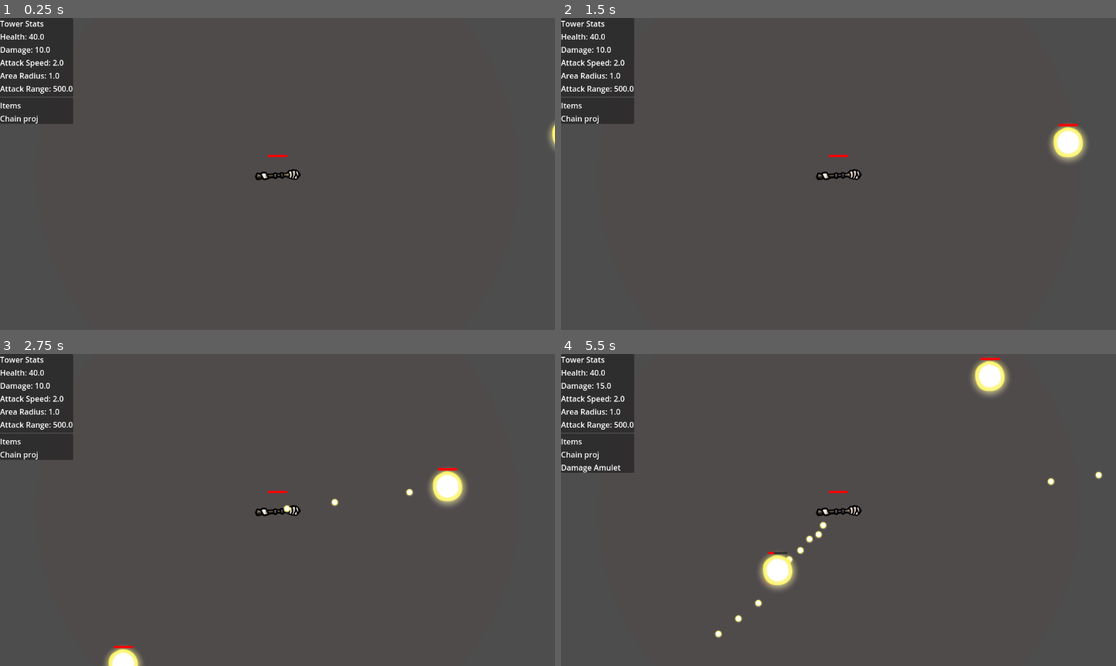
Above: before the commit, frames 1-4 (two rows, left to right).
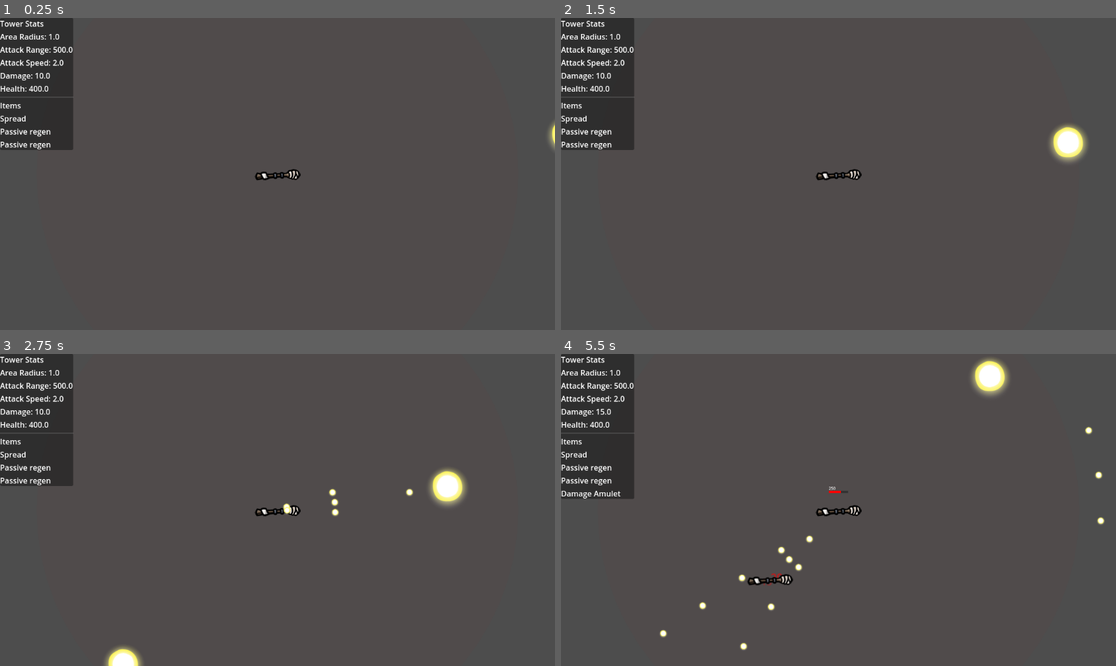
Above: after the commit, the same moments.

Repository: NathanAY/Broriskoftarainto
Game: Godot game, scene res://Scenes/Main.tscn
The game is run twice, just before and just after one commit, with the same random seed, the same clock (stepped at 60 frames per second) and the same inputs.
Inputs (mouse positions are in pixels of both pictures, inside the frame that each line leads up to):
- Up to frame 1 (0.25 s): no input
- Up to frame 2 (1.5 s): move the mouse to (960, 158) at 0.52 s; click (960, 158) at 0.67 s; move the mouse to (727, 189) at 1.27 s; click (727, 189) at 1.42 s
- Up to frame 3 (2.75 s): move the mouse to (333, 441) at 2.02 s; click (333, 441) at 2.17 s
- Up to frame 4 (5.5 s): move the mouse to (810, 572) at 2.77 s; click (810, 572) at 2.92 s; move the mouse to (1005, 556) at 3.52 s; click (1005, 556) at 3.67 s; move the mouse to (949, 494) at 4.27 s; click (949, 494) at 4.42 s; move the mouse to (866, 510) at 5.02 s; click (866, 510) at 5.17 s

The runs differ from the first frame. In frame 1, 1.7% of the frame differs, in the area x 0-52%, y 5-45%; in frame 2, 1.7%; in frame 3, 1.9%; in frame 4, 3.0%, in the area x 0-98%, y 1-95%.

Commit message:
Add heal regeneration

Diff:
--- a/Resources/items/ChainProjectile.tres
+++ b/Resources/items/ChainProjectile.tres
@@ -8,5 +8,5 @@
 name = "Chain proj"
 description = "Chain proj mod"
 modifiers = {}
-effect_scene = ExtResource("1_r50vm")
+effect_scene = Array[PackedScene]([ExtResource("1_r50vm")])
 metadata/_custom_type_script = "uid://bi8j7om4juysb"
--- a/Resources/items/ExplosiveShot.tres
+++ b/Resources/items/ExplosiveShot.tres
@@ -8,5 +8,5 @@
 name = "Explosive Shot"
 description = "Your attacks explode on hit"
 modifiers = {}
-effect_scene = ExtResource("1_0wg2o")
+effect_scene = Array[PackedScene]([ExtResource("1_0wg2o")])
 metadata/_custom_type_script = "uid://bi8j7om4juysb"
--- /dev/null
+++ b/Resources/items/RegenPassive.tres
@@ -0,0 +1,12 @@
+[gd_resource type="Resource" script_class="Item" load_steps=3 format=3 uid="uid://baxmpuw46mb6o"]
+
+[ext_resource type="PackedScene" uid="uid://brkvpen3aw41w" path="res://Systems/Items/Modifiers/RegenModifier.tscn" id="1_f78uu"]
+[ext_resource type="Script" uid="uid://bi8j7om4juysb" path="res://Systems/Items/Item.gd" id="1_gxi8h"]
+
+[resource]
+script = ExtResource("1_gxi8h")
+name = "Passive regen"
+description = "Passive regen"
+modifiers = {}
+effect_scene = Array[PackedScene]([ExtResource("1_f78uu")])
+metadata/_custom_type_script = "uid://bi8j7om4juysb"
--- a/Resources/items/SpreadShot.tres
+++ b/Resources/items/SpreadShot.tres
@@ -6,7 +6,7 @@
 [resource]
 script = ExtResource("2_nuk4p")
 name = "Spread"
-description = "Spread mod"
+description = "Spread shot"
 modifiers = {}
-effect_scene = ExtResource("1_a5gq2")
+effect_scene = Array[PackedScene]([ExtResource("1_a5gq2")])
 metadata/_custom_type_script = "uid://bi8j7om4juysb"
--- a/Scenes/Tower.tscn
+++ b/Scenes/Tower.tscn
@@ -9,6 +9,7 @@
 [ext_resource type="PackedScene" uid="uid://cskdgn6s7qlfo" path="res://Systems/weapon/WeaponHolder.tscn" id="7_wtx2b"]
 [ext_resource type="PackedScene" uid="uid://dst2hov333sk2" path="res://Systems/Stats.tscn" id="8_7ibl6"]
 [ext_resource type="PackedScene" uid="uid://dorbxm8iyx8ni" path="res://Systems/Health.tscn" id="8_kmdyl"]
+[ext_resource type="PackedScene" uid="uid://bfv23hn20a0ia" path="res://ui/HealNumberSpawner.tscn" id="9_sijes"]
 
 [sub_resource type="CircleShape2D" id="CircleShape2D_7ibl6"]
 
@@ -28,9 +29,15 @@
 
 [node name="Stats" parent="." node_paths=PackedStringArray("event_manager") instance=ExtResource("8_7ibl6")]
 event_manager = NodePath("../EventManager")
+stats = {
+"area_radius": 1.0,
+"attack_range": 500.0,
+"attack_speed": 2.0,
+"damage": 10.0,
+"health": 400.0
+}
 
 [node name="Health" parent="." node_paths=PackedStringArray("event_manager") instance=ExtResource("8_kmdyl")]
-max_health = 5000.0
 event_manager = NodePath("../EventManager")
 
 [node name="ItemHolder" parent="." instance=ExtResource("7_kmdyl")]
@@ -38,6 +45,9 @@
 [node name="WeaponHolder" parent="." instance=ExtResource("7_wtx2b")]
 
 [node name="DamageNumberSpawner" parent="." node_paths=PackedStringArray("event_manager") instance=ExtResource("6_k6scv")]
+event_manager = NodePath("../EventManager")
+
+[node name="HealNumberSpawner" parent="." node_paths=PackedStringArray("event_manager") instance=ExtResource("9_sijes")]
 event_manager = NodePath("../EventManager")
 
 [node name="HealthBar" parent="." node_paths=PackedStringArray("event_manager") instance=ExtResource("7_aqd11")]
--- a/Scripts/LocalEventManager.gd
+++ b/Scripts/LocalEventManager.gd
@@ -1,5 +1,6 @@
 #LocalEventManager.gd
 extends Node
+class_name EventManager
 
 var listeners: Dictionary = {}
 
@@ -21,9 +22,11 @@
 
 #on_stat_changes
 #on_item_added
+#on_item_removed
 
 #on_attack
 #projectile_hit
 
 #on_death
+#on_health_changed
 #on_take_damage
--- a/Scripts/projectile.gd
+++ b/Scripts/projectile.gd
@@ -1,7 +1,7 @@
 #projectile.gd
 extends Area2D
 
-var speed = 300
+var base_speed = 300
 var direction = Vector2.ZERO
 @export var damage: float = 0  # now set by the tower
 
@@ -26,7 +26,7 @@
 
 func _physics_process(delta):
     if direction != Vector2.ZERO:
-        global_position += direction * speed * delta
+        global_position += direction * base_speed * delta
 
 func set_direction(target_direction: Vector2):
     direction = target_direction.normalized()
--- a/Scripts/tower.gd
+++ b/Scripts/tower.gd
@@ -25,8 +25,12 @@
     print("Tower: found modifiers:", modifiers)
     $WeaponHolder.add_weapon(load("res://Resources/weapons/Pistol.tres"))
     #$ItemHolder.add_item(load("res://Resources/items/AttackSpeedItem.tres"))
-    #$ItemHolder.add_item(load("res://Resources/items/SpreadShot.tres"))
-    $ItemHolder.add_item(load("res://Resources/items/ChainProjectile.tres"))
+    #$ItemHolder.add_item(load("res://Resources/items/AttackSpeedItem.tres"))
+    #$ItemHolder.add_item(load("res://Resources/items/AttackSpeedItem.tres"))
+    $ItemHolder.add_item(load("res://Resources/items/SpreadShot.tres"))
+    #$ItemHolder.add_item(load("res://Resources/items/ChainProjectile.tres"))
+    $ItemHolder.add_item(load("res://Resources/items/RegenPassive.tres"))
+    $ItemHolder.add_item(load("res://Resources/items/RegenPassive.tres"))
     #$ItemHolder.add_item(load("res://Resources/items/PlusDamageItem.tres"))
     #$ItemHolder.add_item(load("res://Resources/items/AttackSpeedItem.tres"))
 
--- a/Systems/Items/Item.gd
+++ b/Systems/Items/Item.gd
@@ -4,7 +4,7 @@
 @export var name: String
 @export var description: String
 @export var modifiers: Dictionary = {} # ex: {"damage": {"flat": 5}}
-@export var effect_scene: PackedScene # optional, for special effects (explosions, burns)
+@export var effect_scene: Array [PackedScene] #optional, for special effects (explosions, burns)
 
 # Apply modifiers / effects to a holder (holder = Node that has "Stats" child)
 func apply_to(holder: Node) -> void:
--- a/Systems/Items/Modifiers/ChainModifier.gd
+++ b/Systems/Items/Modifiers/ChainModifier.gd
@@ -40,7 +40,7 @@
     #print("ChainModifier: _spawn_chain_projectile ")
     var new_projectile = projectile_scene.instantiate()
     new_projectile.damage = source.damage
-    new_projectile.speed = source.speed
+    new_projectile.base_speed = source.base_speed
     new_projectile.ignore_groups = source.ignore_groups.duplicate()
     new_projectile.attachEventManager(event_manager)
     new_projectile.global_position = source.global_position
--- /dev/null
+++ b/Systems/Items/Modifiers/RegenModifier.tscn
@@ -0,0 +1,6 @@
+[gd_scene load_steps=2 format=3 uid="uid://brkvpen3aw41w"]
+
+[ext_resource type="Script" uid="uid://1kjmgs2mst4a" path="res://Systems/Items/Modifiers/regen_modifier.gd" id="1_3bqev"]
+
+[node name="RegenModifier" type="Node"]
+script = ExtResource("1_3bqev")
--- a/Systems/Items/Modifiers/SpreadModifier.tscn
+++ b/Systems/Items/Modifiers/SpreadModifier.tscn
@@ -1,6 +1,6 @@
 [gd_scene load_steps=2 format=3 uid="uid://bwrwqelyrp4aa"]
 
-[ext_resource type="Script" uid="uid://cblhyf6t5c5x7" path="res://Systems/Items/Modifiers/SpreadModifier.gd" id="1_sprvk"]
+[ext_resource type="Script" uid="uid://cblhyf6t5c5x7" path="res://Systems/Items/Modifiers/spread_modifier.gd" id="1_sprvk"]
 
 [node name="SpreadModifier" type="Node"]
 script = ExtResource("1_sprvk")
--- /dev/null
+++ b/Systems/Items/Modifiers/regen_modifier.gd
@@ -0,0 +1,40 @@
+# RegenModifier.gd
+extends Node
+
+@export var heal_amount: float = 4.0   # heal per tick
+@export var heal_amount_percent: float = 0.01   # heal% of max life per tick
+@export var interval: float = 3.0      # seconds
+var event_manager: EventManager
+var stacks: int = 0
+var holder: Node = null
+
+var _regen_timer: Timer
+
+func attachEventManager(em: EventManager):
+    event_manager = em
+    holder = em.get_parent()
+    em.subscribe("on_item_added", Callable(self, "_on_item_added"))
+    em.subscribe("on_item_removed", Callable(self, "_on_item_removed"))
+
+    # setup regen timer
+    _regen_timer = Timer.new()
+    _regen_timer.wait_time = interval
+    _regen_timer.autostart = true
+    _regen_timer.one_shot = false
+    _regen_timer.timeout.connect(_on_regen_tick)
+    add_child(_regen_timer)
+
+func _on_item_added(event):
+    if event.get("item").resource_path.ends_with("RegenPassive.tres"):
+        stacks += 1
+
+func _on_item_removed(event):
+    if event.get("item").resource_path.ends_with("RegenPassive.tres"):
+        stacks = max(0, stacks - 1)
+
+func _on_regen_tick():
+    if stacks <= 0:
+        return
+    if holder and holder.has_node("Health"):
+        var h: Health = holder.get_node("Health")
+        h.heal((heal_amount + (h.max_health * heal_amount_percent)) * stacks)
--- a/Systems/Items/Modifiers/SpreadModifier.gd
+++ b/Systems/Items/Modifiers/spread_modifier.gd
@@ -3,10 +3,10 @@
 
 #@export var projectile_scene: PackedScene
 @export var projectile_scene = preload("res://Scenes/Projectile.tscn")
-var event_manager
+var event_manager: EventManager
 var stacks: int = 0  # number of items picked up
 
-func attachEventManager(em: Node):
+func attachEventManager(em: EventManager):
     event_manager = em
     em.subscribe("on_attack", Callable(self, "_on_attack"))
     em.subscribe("on_stat_changes", Callable(self, "_on_stat_changes"))
@@ -22,8 +22,8 @@
     pass
 
 func _on_item_removed(event):
-    #if event.get("item").resource_path.ends_with("SpreadShot.tres"):
-        #stacks = max(0, stacks - 1)
+    if event.get("item").resource_path.ends_with("SpreadShot.tres"):
+        stacks = max(0, stacks - 1)
     pass
 
 func _on_stat_changes(data):
@@ -55,7 +55,7 @@
 
     # Copy key values
     p.damage = damage
-    p.speed = source.speed
+    p.base_speed = source.base_speed
     p.ignore_groups = source.ignore_groups.duplicate()
     p.attachEventManager(event_manager)
     p.global_position = source.global_position
--- a/Systems/Items/item_holder.gd
+++ b/Systems/Items/item_holder.gd
@@ -11,28 +11,10 @@
 func add_item(item: Resource) -> void:
     if item == null:
         return
-    #if item in items:
-        #return
     items.append(item)
 
-    # Preferred: if item is our Item resource (class_name Item), call its helper
-    #if item is Item:
-        #item.apply_to(hold_owner)
-    # Fallback: if resource defines an apply_to method, call it anyway
-    #elif item.has_method("apply_to"):
-        #item.apply_to(hold_owner)
-    # (If neither applies, nothing to do for stats)
-
-    # If resource has effect_scene (Item.effect_scene) and it's a proper Item, spawn effect and attach event manager
-    #if item is Item and item.effect_scene:
-        #var effect = item.effect_scene.instantiate()
-        #add_child(effect)  # attach the effect node to holder so it lives with the entity
-        ## If the effect expects an EventManager, attach it
-        #if effect.has_method("attachEventManager") and event_manager:
-            #effect.attachEventManager(event_manager)
-            # 🔹 Look if we already have an effect of this type
     if item is Item and item.effect_scene:
-        var effect_scene = item.effect_scene
+        var effect_scene = item.effect_scene[0]
         var effect: Node = null
         # 🔹 Look if we already have an effect of this type
         for child in get_children():
@@ -61,16 +43,13 @@
         return
     if not (item in items):
         return
-
     # Remove stat modifiers
     if item is Item:
         item.remove_from(hold_owner)
     elif item.has_method("remove_from"):
         item.remove_from(hold_owner)
-
     # Remove from list
     items.erase(item)
-
     # Notify others
     if event_manager:
         event_manager.emit_event("on_item_removed", [hold_owner, item])
--- a/Systems/health.gd
+++ b/Systems/health.gd
@@ -1,27 +1,42 @@
 # Health.gd
 extends Node
+class_name Health
 
-@export var max_health: float = 50
+var max_health: float = 50
 var current_health: float
 
-@export var event_manager: Node = null  # assign LocalEventManager if needed
+@onready var stats: Stats = get_parent().get_node_or_null("Stats")
+@export var event_manager: EventManager = null  # assign LocalEventManager if needed
 
 func _ready():
+    event_manager.subscribe("on_stat_changes", Callable(self, "_update_max_health"))
+    max_health = stats.get_stat("health")
     current_health = max_health
 
 func take_damage(amount: float) -> void:
     current_health -= amount
-    if event_manager:
-        event_manager.emit_event("on_take_damage", [{"self":self.get_parent(),
-        "amount":amount, "current_health": current_health, "max_health": max_health}])
+    _emit_on_health_changed_event(-amount)
     if current_health <= 0:
         die()
 
 func heal(amount: float) -> void:
     current_health = min(current_health + amount, max_health)
+    _emit_on_health_changed_event(amount)
+    if event_manager:
+        event_manager.emit_event("on_heal", [{"self":get_parent(),
+        "amount":amount, "current_health": current_health, "max_health": max_health}])
 
 func die() -> void:
     if event_manager:
         event_manager.emit_event("on_death", [self.get_parent()])
     # Optionally remove owner node
-    self.get_parent().queue_free()
+    get_parent().queue_free()
+
+func _update_max_health():
+    max_health = stats.get_stat("health")
+    _emit_on_health_changed_event(0)
+
+func _emit_on_health_changed_event(amount: float):
+    if event_manager:
+        event_manager.emit_event("on_health_changed", [{"self":self.get_parent(),
+        "amount":amount, "current_health": current_health, "max_health": max_health}])
--- a/Systems/stats.gd
+++ b/Systems/stats.gd
@@ -1,5 +1,6 @@
 #stats.gd
 extends Node
+class_name Stats
 
 @export var event_manager: Node  # assign LocalEventManager in editor or via code
 
--- a/ui/DamageNumberSpawner.tscn
+++ b/ui/DamageNumberSpawner.tscn
@@ -1,7 +1,7 @@
 [gd_scene load_steps=3 format=3 uid="uid://by0slo3uv1f0e"]
 
 [ext_resource type="Script" uid="uid://d137fkn3alac8" path="res://ui/DamageNumberSpawner.gd" id="1_p64xj"]
-[ext_resource type="PackedScene" uid="uid://bynru56pu7iam" path="res://ui/DamageNumber.tscn" id="2_43r8r"]
+[ext_resource type="PackedScene" uid="uid://bynru56pu7iam" path="res://ui/FloatingNumber.tscn" id="2_43r8r"]
 
 [node name="DamageNumberSpawner" type="Node2D"]
 script = ExtResource("1_p64xj")
--- a/ui/DamageNumber.tscn
+++ b/ui/FloatingNumber.tscn
@@ -1,9 +1,9 @@
 [gd_scene load_steps=2 format=3 uid="uid://bynru56pu7iam"]
 
-[ext_resource type="Script" uid="uid://dy7r2pdi4p6n2" path="res://ui/DamageNumber.gd" id="1_5a0e4"]
+[ext_resource type="Script" uid="uid://dy7r2pdi4p6n2" path="res://ui/floatin_number.gd" id="1_8yysl"]
 
 [node name="DamageNumber" type="Node2D"]
-script = ExtResource("1_5a0e4")
+script = ExtResource("1_8yysl")
 
 [node name="Label" type="Label" parent="."]
 offset_right = 40.0
--- /dev/null
+++ b/ui/HealNumberSpawner.tscn
@@ -0,0 +1,8 @@
+[gd_scene load_steps=3 format=3 uid="uid://bfv23hn20a0ia"]
+
+[ext_resource type="Script" uid="uid://h4xocng4ljvo" path="res://ui/heal_number_spawner.gd" id="1_0gsms"]
+[ext_resource type="PackedScene" uid="uid://bynru56pu7iam" path="res://ui/FloatingNumber.tscn" id="2_388iv"]
+
+[node name="HealNumberSpawner" type="Node"]
+script = ExtResource("1_0gsms")
+damage_number_scene = ExtResource("2_388iv")
--- a/ui/HealthBar.gd
+++ b/ui/HealthBar.gd
@@ -1,15 +1,16 @@
 extends Control
 
-@export var event_manager: Node
+@export var event_manager: EventManager
 @onready var background: ColorRect = $Background
 @onready var fill: ColorRect = $Fill
+@onready var label: Label = $Label
 
 
 func _ready() -> void:
-    event_manager.subscribe("on_take_damage", Callable(self, "update_health"))
+    event_manager.subscribe("on_health_changed", Callable(self, "update_health"))
     background.color = Color(0.2, 0.2, 0.2)  # dark gray
     fill.color = Color(1, 0, 0)  # red
-    visible = true  # hidden by default
+    visible = false  # hidden by default
 
 func update_health(event) -> void:
     var max_value: int = event["max_health"]
@@ -18,7 +19,7 @@
     var ratio: float = float(current_value) / float(max_value)
     fill.size.x = background.size.x * ratio
     fill.size.y = background.size.y
-
+    label.text = str(current_value)
     # Show only if not full
     if current_value < max_value:
         visible = true
--- a/ui/HealthBar.tscn
+++ b/ui/HealthBar.tscn
@@ -40,3 +40,12 @@
 offset_bottom = -35.0
 grow_horizontal = 2
 grow_vertical = 0
+
+[node name="Label" type="Label" parent="."]
+layout_mode = 0
+offset_left = -20.0
+offset_top = -51.0
+offset_right = 8.0
+offset_bottom = -28.0
+scale = Vector2(0.5, 0.5)
+text = "0"
--- a/ui/DamageNumber.gd
+++ b/ui/floatin_number.gd
@@ -4,12 +4,13 @@
 @export var rise_distance: float = 30.0
 @export var start_scale: float = 1.5
 @export var end_scale: float = 1.0
+@export var color: = Color(1, 0, 0)  # red text
 
 @onready var label: Label = $Label
 
 func show_damage(amount: int) -> void:
     label.text = str(amount)
-    label.modulate = Color(1, 0, 0)  # red text
+    label.modulate = color
     scale = Vector2(start_scale, start_scale)
 
     # Animate upward, fade, and scale
--- /dev/null
+++ b/ui/heal_number_spawner.gd
@@ -0,0 +1,19 @@
+extends Node
+
+@export var event_manager: Node
+@export var damage_number_scene: PackedScene   # assign DamageNumber.tscn in inspector
+var spawn_offset: float = 10.0         # max random horizontal/vertical jitter
+
+func _ready() -> void:
+    event_manager.subscribe("on_heal", Callable(self, "_on_heal"))
+
+func _on_heal(event) -> void:
+    var dmg_num = damage_number_scene.instantiate()
+    dmg_num.color = Color(0, 1, 0)
+    get_tree().current_scene.add_child(dmg_num)  # add to world/layer
+    var random_offset = Vector2(
+        randf_range(-spawn_offset, spawn_offset),
+        randf_range(-spawn_offset, spawn_offset) - 10 # bias upward
+    )
+    dmg_num.global_position = event["self"].global_position + random_offset
+    dmg_num.show_damage(event.amount)
--- a/ui/tower_ui.gd
+++ b/ui/tower_ui.gd
@@ -6,7 +6,7 @@
 @onready var stats_container: GridContainer = $PanelContainer/VBoxContainer/GridContainer
 @onready var items_container: VBoxContainer = $PanelContainer/VBoxContainer/Items
 
-var stats_node: Node = null
+var stats_node: Stats = null
 var item_holder: Node = null
 var value_labels: Dictionary = {}  # stat_name -> Label
 
@@ -58,7 +58,7 @@
         var value_label = Label.new()
         var name_label = str(stat_name).capitalize()
 
-        var val = stats_node.stats.get(stat_name)
+        var val = stats_node.get_stat(stat_name)
         value_label.text = str(name_label, ": ", val)
         value_label.name = "value_" + str(stat_name)
         stats_container.add_child(value_label)
Not shown: 1 places in Scenes/Tower.tscn that only renumber resources
Not shown, added: Systems/Items/Modifiers/regen_modifier.gd.uid
Renamed: Systems/Items/Modifiers/SpreadModifier.gd.uid -> Systems/Items/Modifiers/spread_modifier.gd.uid
Renamed: ui/DamageNumber.gd.uid -> ui/floatin_number.gd.uid
Not shown, added: ui/heal_number_spawner.gd.uid
